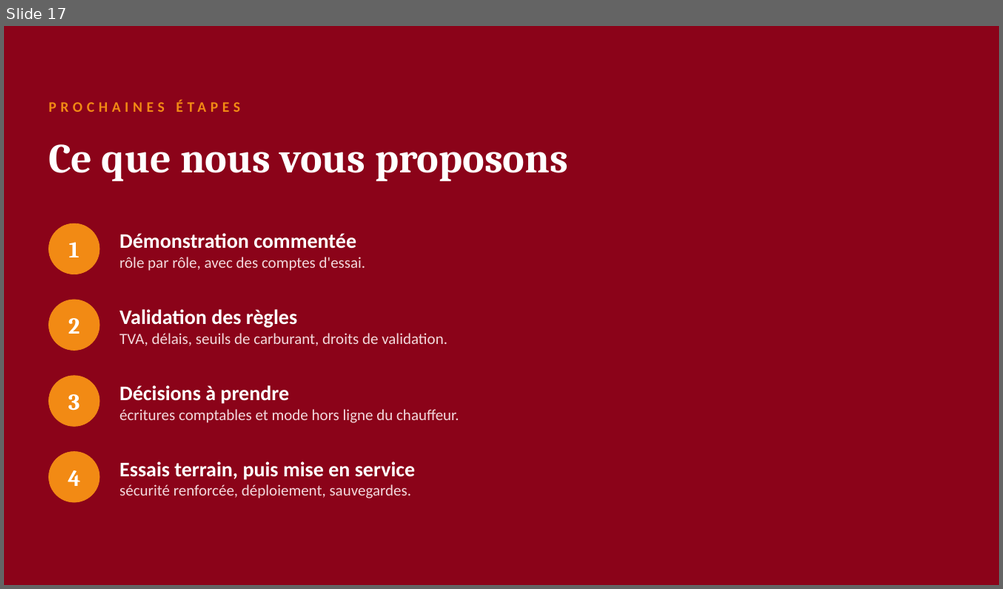
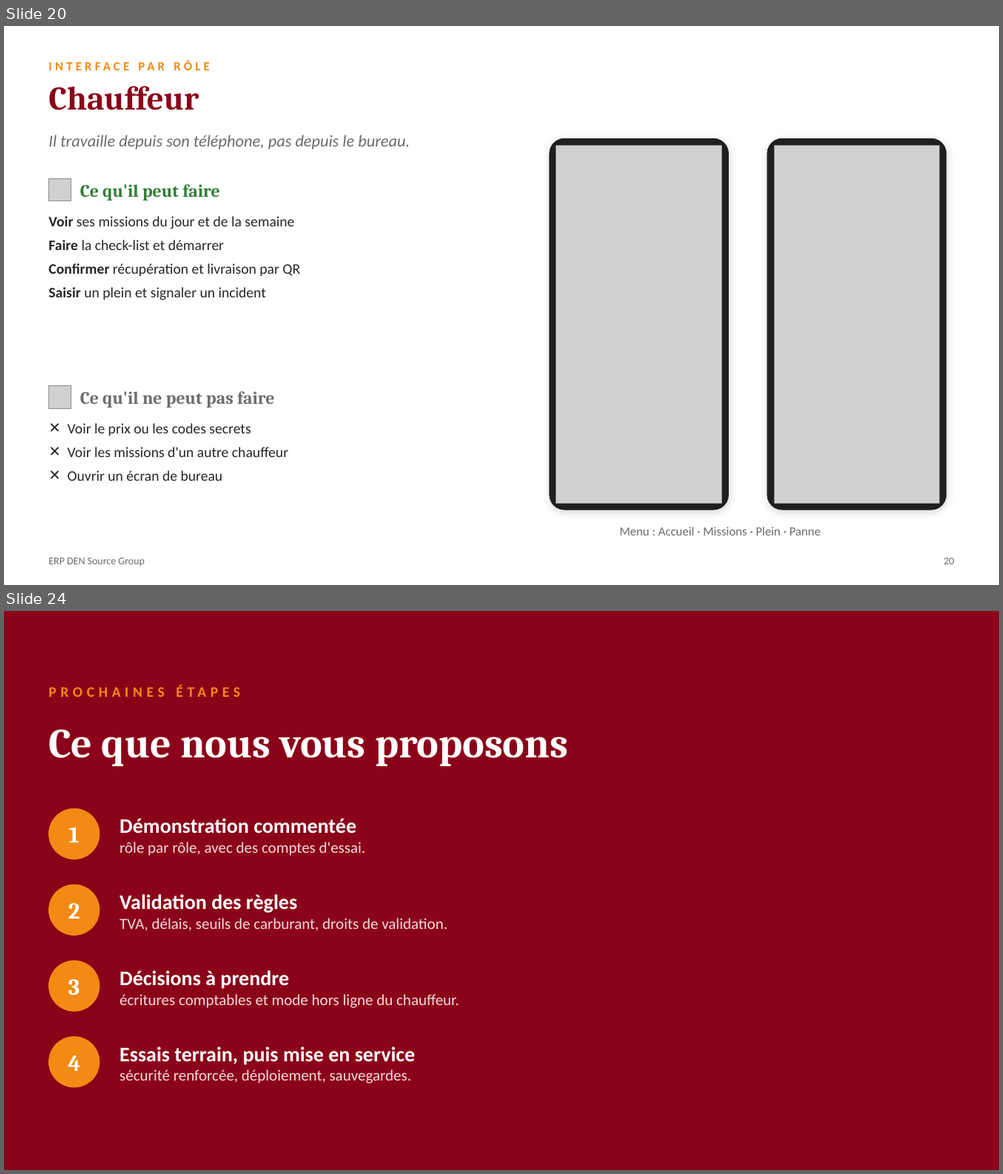
Before and after one commit to AFAQSUCA/erp-densource, a slide deck: Presentation-ERP-DEN-Source.pptx. Shown one above the other, each under a label of ours: slide 17 before the commit, slides 20 and 24 after it; the slides between them are not shown. The pictures are 1003x589 and 1003x1174 pixels, drawn with LibreOffice and Linux fonts; fonts in the diff are those of the drawing; grey boxes stand for pictures. Boxes give left, top, right and bottom in pixels: in the first picture for what was removed or moved away, otherwise in the second. Text is boxed around its words. In the diff, an @@ line names an element or a change of style, - is before the commit and + after.

```diff
--- a/Presentation-ERP-DEN-Source.pptx
+++ b/Presentation-ERP-DEN-Source.pptx
@@ slide 20 added at [4,26,999,585], background #FFFFFF @@
@@ text added at [48,54,720,77], 12 pt, text #F28A14, bold @@
+INTERFACE PAR RÔLE
@@ text added at [48,86,199,110], 32 pt, text #8B0319, bold @@
+Chauffeur
@@ text added at [48,135,410,150], 16 pt, text #6B6B6B, italic @@
+Il travaille depuis son téléphone, pas depuis le bureau.
@@ rounded rectangle added at [549,138,728,510], fill #1F1F1F, outline #1F1F1F 0.5 pt @@
@@ picture added at [556,145,722,503] @@
@@ rounded rectangle added at [767,138,946,510], fill #1F1F1F, outline #1F1F1F 0.5 pt @@
@@ picture added at [774,145,939,503] @@
@@ picture added at [48,179,71,201] @@
@@ text added at [80,184,220,201], 17 pt, text #2E7D32, bold @@
+Ce qu'il peut faire
@@ text added at [48,216,300,301], 14 pt, text #262626 @@
+✓ Voir ses missions du jour et de la semaine
+✓ Faire la check-list et démarrer
+✓ Confirmer récupération et livraison par QR
+✓ Saisir un plein et signaler un incident
@@ picture added at [48,386,71,409] @@
@@ text added at [80,392,275,408], 17 pt, text #6B6B6B, bold @@
+Ce qu'il ne peut pas faire
@@ text added at [68,423,288,481], 14 pt, text #262626 @@
+✕ Voir le prix ou les codes secrets
+✕ Voir les missions d'un autre chauffeur
+✕ Ouvrir un écran de bureau
@@ text added at [620,527,820,536], 12 pt, text #6B6B6B @@
+Menu : Accueil · Missions · Plein · Panne
@@ text added at [48,558,144,566], 10 pt, text #6B6B6B @@
+ERP DEN Source Group
@@ text added at [943,558,953,565], 10 pt, text #6B6B6B @@
+20
@@ what was slide 17 is now slide 24 @@
```
Also in this commit, not shown: 3 slides changed, 6 other slides added, 1 other file.
